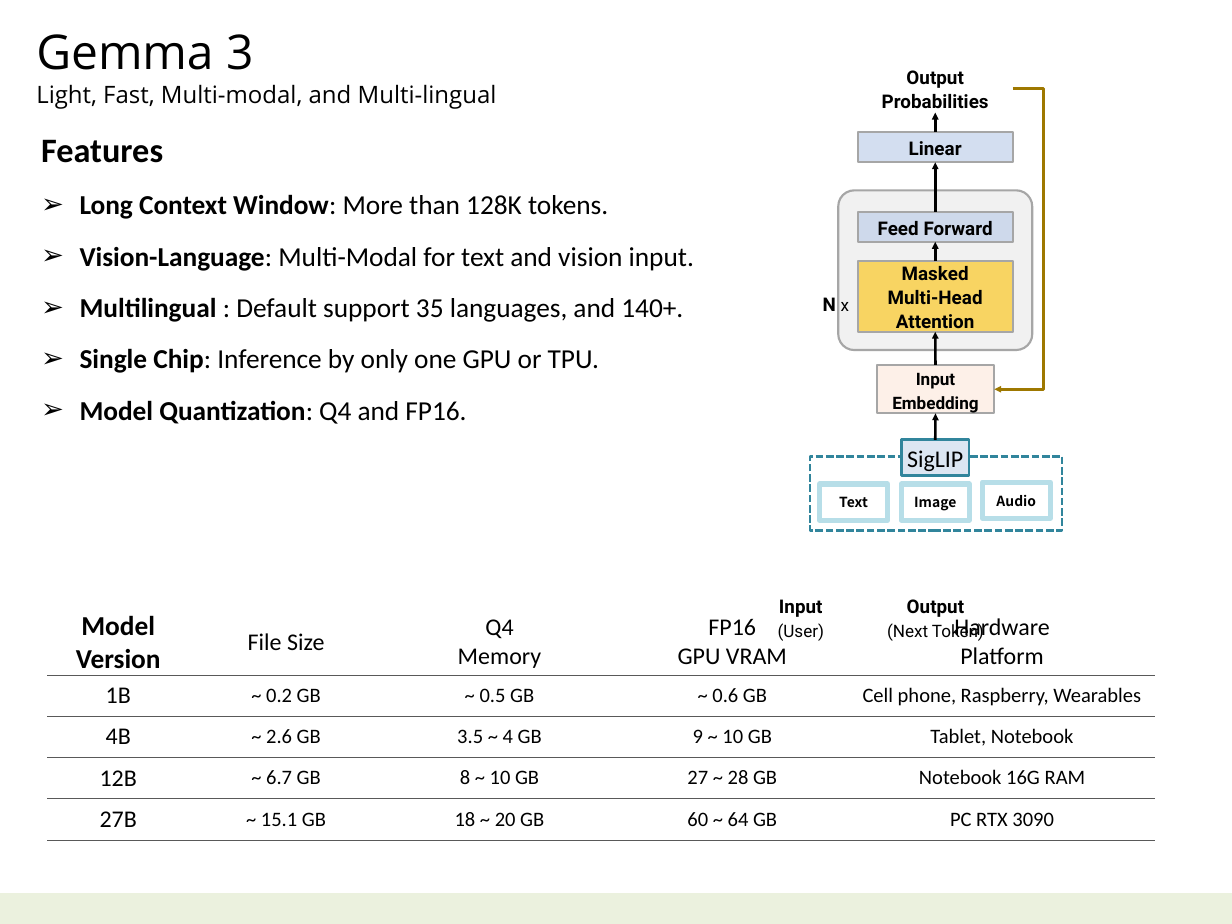
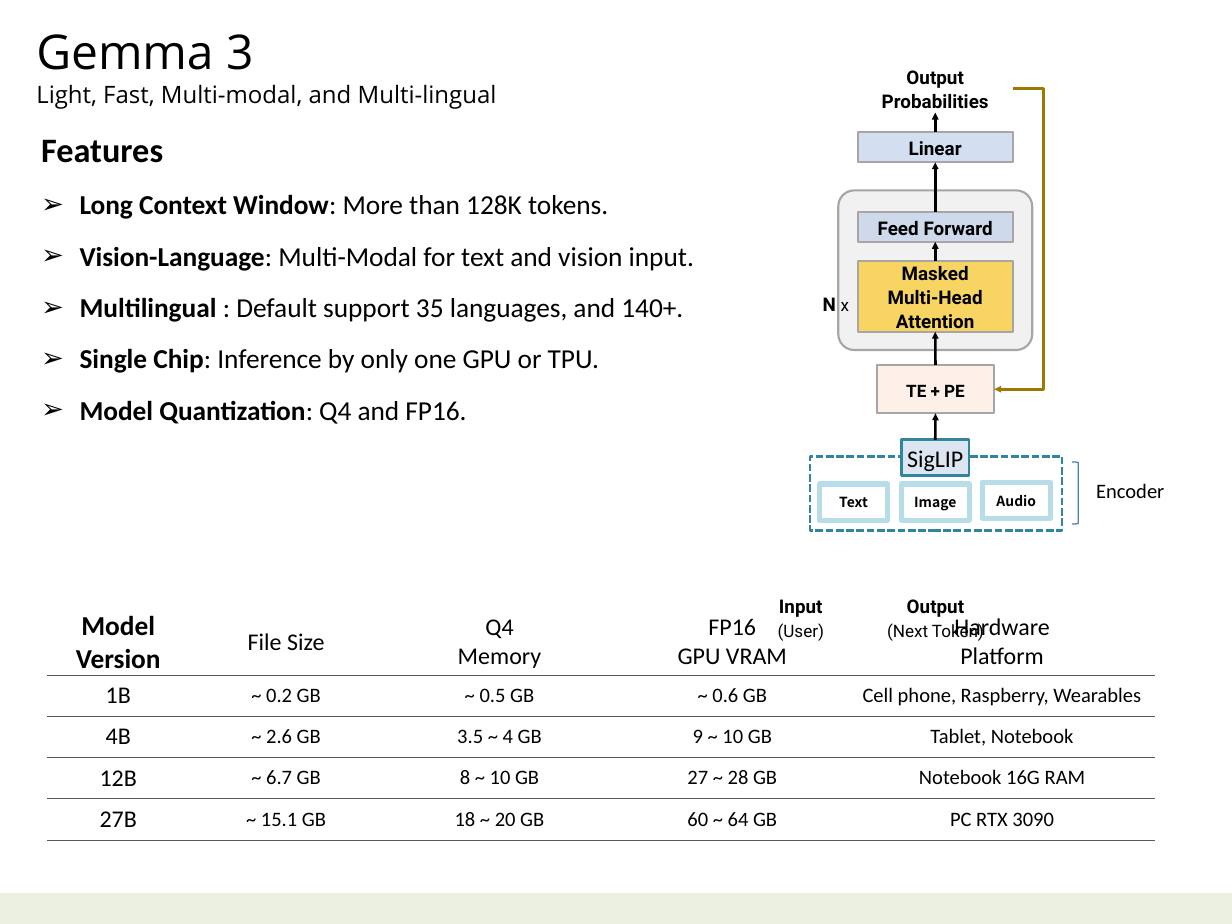
Before and after one commit to navibator/crazy-ai, a slide deck: slide 8 of ai-gemma.pptx (slide 9 before the commit). Drawn at 1232x924 pixels with LibreOffice and Linux fonts; fonts in the diff are those of the drawing. Boxes give left, top, right and bottom in pixels: in the first picture for what was removed or moved away, otherwise in the second. Text is boxed around its words. In the diff, an @@ line names an element or a change of style, - is before the commit and + after.

```diff
--- a/ai-gemma.pptx
+++ b/ai-gemma.pptx
@@ text in rectangle at (x1=906, y1=384, x2=965, y2=397): text changed @@
-Input
-Embedding
+TE + PE
@@ right bracket added at (x1=1072, y1=462, x2=1078, y2=524), outline #4B7EBC 0.75 pt @@
@@ text added at (x1=1096, y1=483, x2=1164, y2=498), 12 pt, text #000000 @@
+Encoder
```
Also in this commit, not shown: 3 other slides changed, 2 slides added, 3 slides removed, 1 other file.
